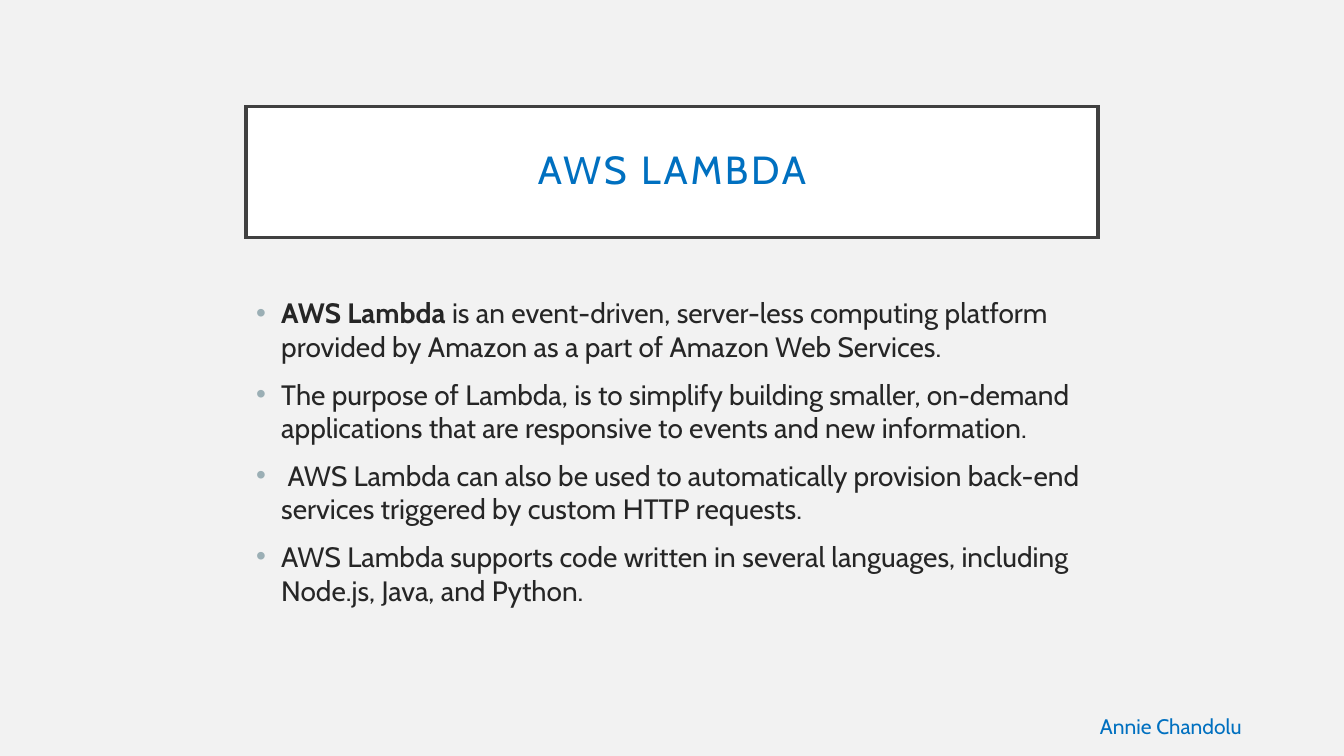
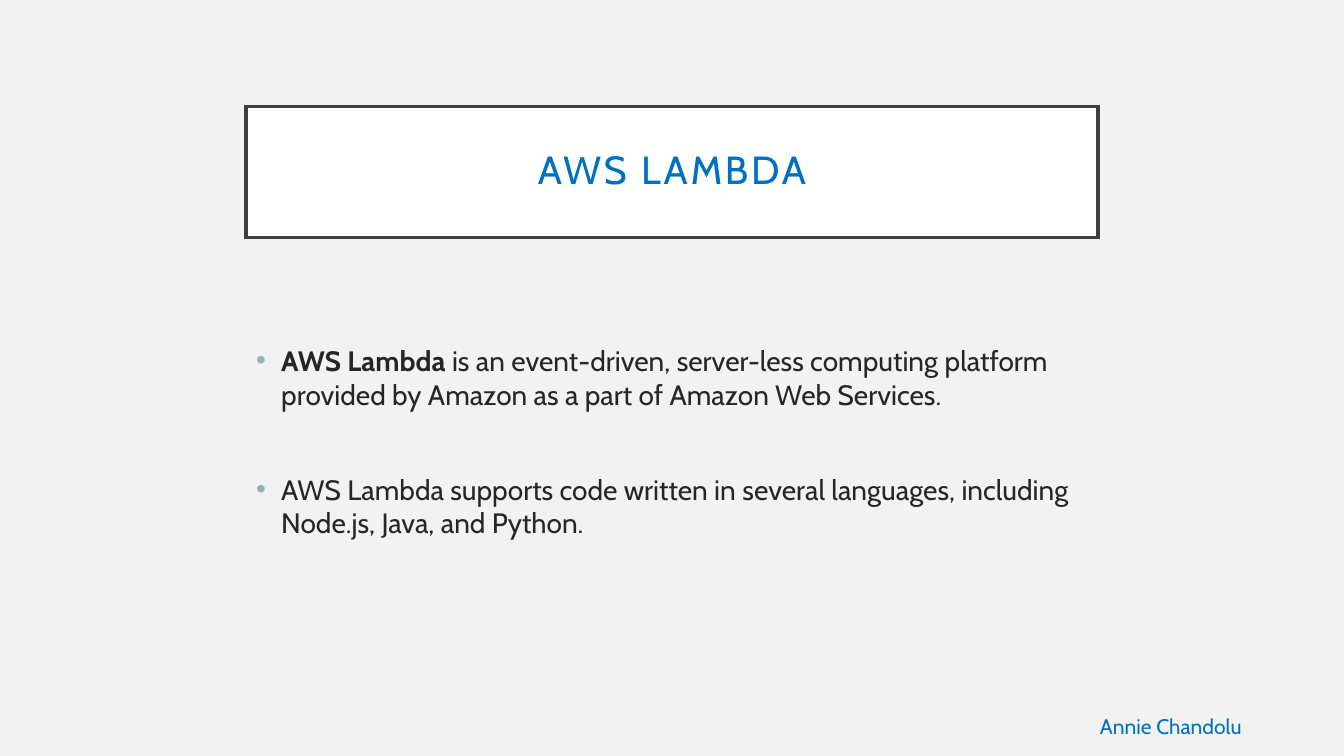
Before and after one commit to alekhyajaddu/alexa-project, a slide deck: slide 12 of Alexa ppt.pptx. Drawn at 1344x756 pixels with LibreOffice and Linux fonts; fonts in the diff are those of the drawing. Boxes give left, top, right and bottom in pixels: in the first picture for what was removed or moved away, otherwise in the second. Text is boxed around its words. In the diff, an @@ line names an element or a change of style, - is before the commit and + after.

```diff
--- a/Alexa ppt.pptx
+++ b/Alexa ppt.pptx
@@ text at bbox=[281, 384, 1079, 526]: paragraphs removed @@
-• The purpose of Lambda, is to simplify building smaller, on-demand applications that are responsive to events and new information.
-• AWS Lambda can also be used to automatically provision back-end services triggered by custom HTTP requests.
```
Also in this commit, not shown: 7 other slides changed.
